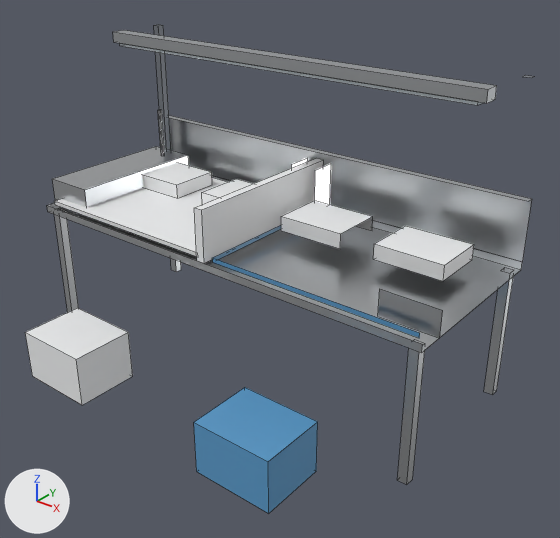
Renders of the FBX model Tools/butchery/fbx/SM_BYPRODUCT_TABLE.fbx from each side of a commit.
Before and after are seen from a 50 mm lens placed at (2.994, -3.28, 2.907), pointed at (0.288, 0.102, 0.81). Arrows for +X, +Y and +Z are at lower left; the lights stay in place. The picture after the commit comes second. Mesh edges are drawn as thin lines.

Objects in the first picture: 'SM_BYPRODUCT_TABLE'.
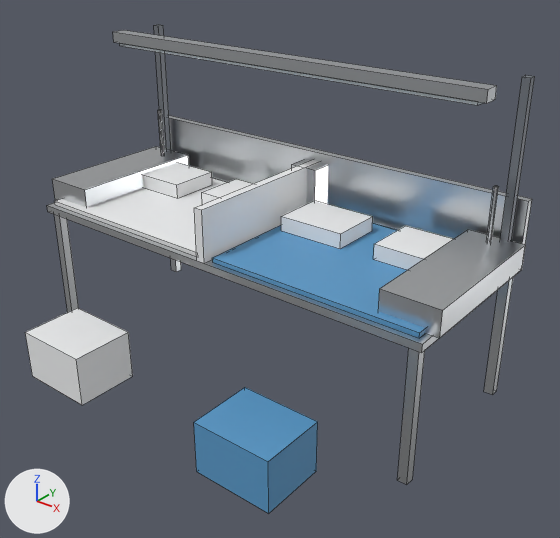
What the commit changed:
me_sm_byproduct_table_001 is used by ob_sm_byproduct_table; location (0.0, 0.0, 0.0).
me_sm_byproduct_table_001 had 177 vertices, 101 faces and spanned x -1.54..1.54, y -0.91..0.91, z 0.0..2.04.
me_sm_byproduct_table_001 now has 200 vertices, 136 faces and spans x -1.54..1.54, y -0.91..0.91, z 0.0..2.04.
me_sm_byproduct_table_001 part 1: the loose piece of 12 vertices spanning x -1.37..-1.35, y 0.69..0.72, z 1.06..1.42 is copied, and the copy is moved by (2.72, 0.0, 0.0); it spans x 1.35..1.37, y 0.69..0.72, z 1.06..1.42.
Part 2, on me_sm_byproduct_table_001:
2 faces are deleted.
11 vertices are added at x 1.18..1.54, y 0.78..0.86, z 0.92..1.08.
14 new faces join them, mat_m_butchery_stainless (light grey #dddfe2).
3 new faces join them, mat_m_butchery_foodplastic (white #f1f2f3).
3 new faces join them, mat_m_butchery_blueplastic (blue #5999c8).
1 new face joins them, mat_m_butchery_steelbrushed (light grey #c8cbce).
6 new faces join them, mat_m_butchery_paintedframe (grey #868b93).

Pixel boxes [x1, y1, x2, y2] of what changed, in the pictures (560 x 538 px):
'SM_BYPRODUCT_TABLE', reshaped
    before: [25, 25, 534, 513]
    after: [25, 25, 535, 513]
part 1 of me_sm_byproduct_table_001, added
    after: [487, 186, 498, 243]
part 2 of me_sm_byproduct_table_001, built on
    before: [443, 245, 474, 281]
    after: [48, 76, 535, 352]
